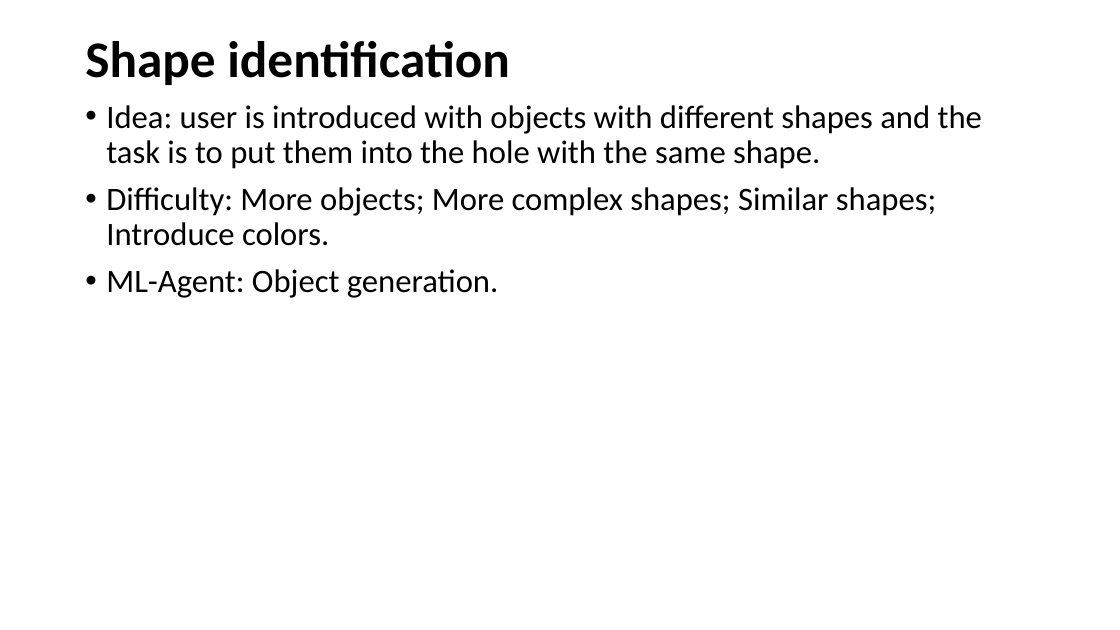
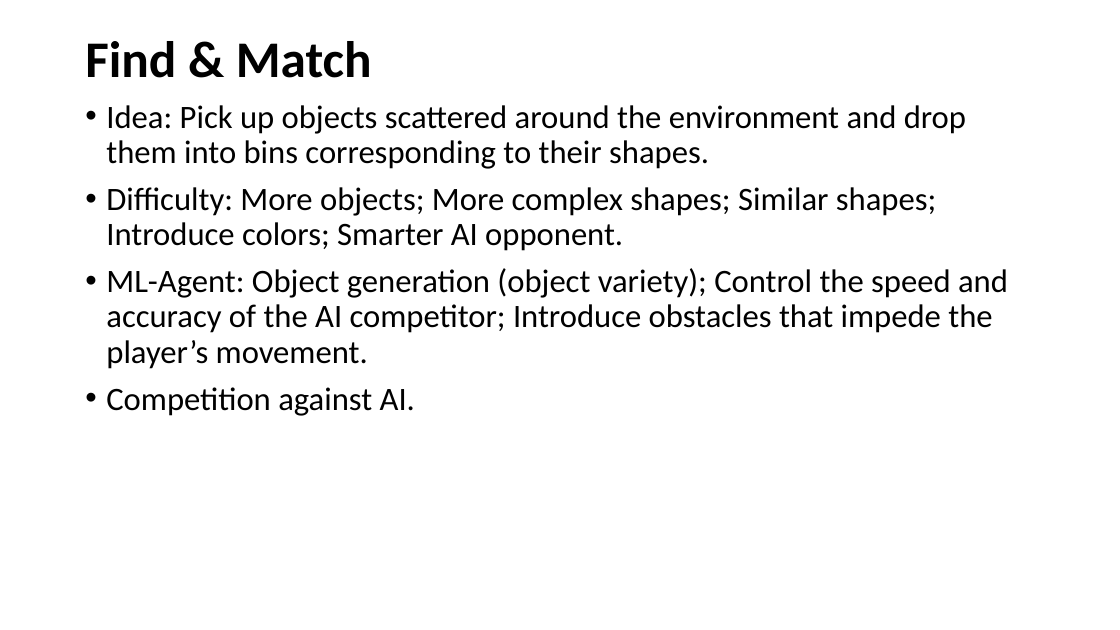
Before and after one commit to ztsv-av/xr_ml, a slide deck: slide 4 of vr_ideas.pptx (slide 7 before the commit). Drawn at 1120x630 pixels with LibreOffice and Linux fonts; fonts in the diff are those of the drawing. Boxes give left, top, right and bottom in pixels: in the first picture for what was removed or moved away, otherwise in the second. Text is boxed around its words. In the diff, an @@ line names an element or a change of style, - is before the commit and + after.

Commit message:
upd

```diff
--- a/vr_ideas.pptx
+++ b/vr_ideas.pptx
@@ title at <box>85,41,372,78</box>: text changed @@
-Shape identification
+Find & Match
@@ text at <box>106,105,1008,416</box>: text changed @@
-• Idea: user is introduced with objects with different shapes and the task is to put them into the hole with the same shape.
-• Difficulty: More objects; More complex shapes; Similar shapes; Introduce colors.
-• ML-Agent: Object generation.
+• Idea: Pick up objects scattered around the environment and drop them into bins corresponding to their shapes.
+• Difficulty: More objects; More complex shapes; Similar shapes; Introduce colors; Smarter AI opponent.
+• ML-Agent: Object generation (object variety); Control the speed and accuracy of the AI competitor; Introduce obstacles that impede the player’s movement.
+• Competition against AI.
```
Also in this commit, not shown: 5 other slides changed, 3 slides added.
